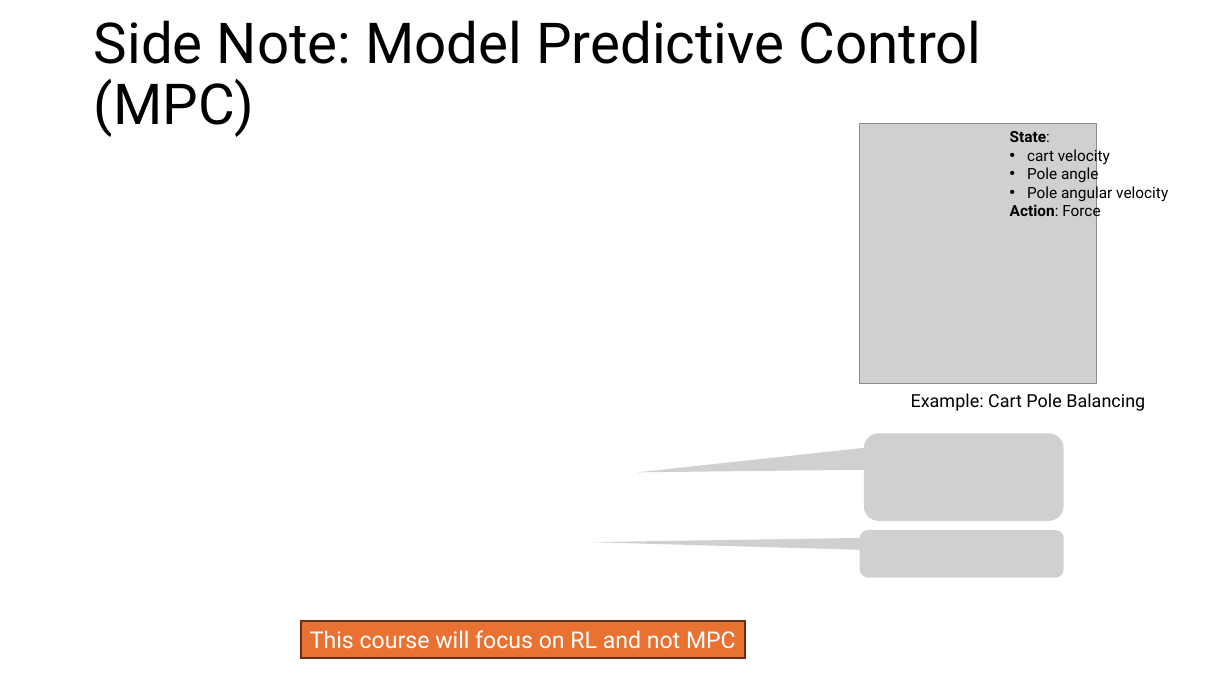
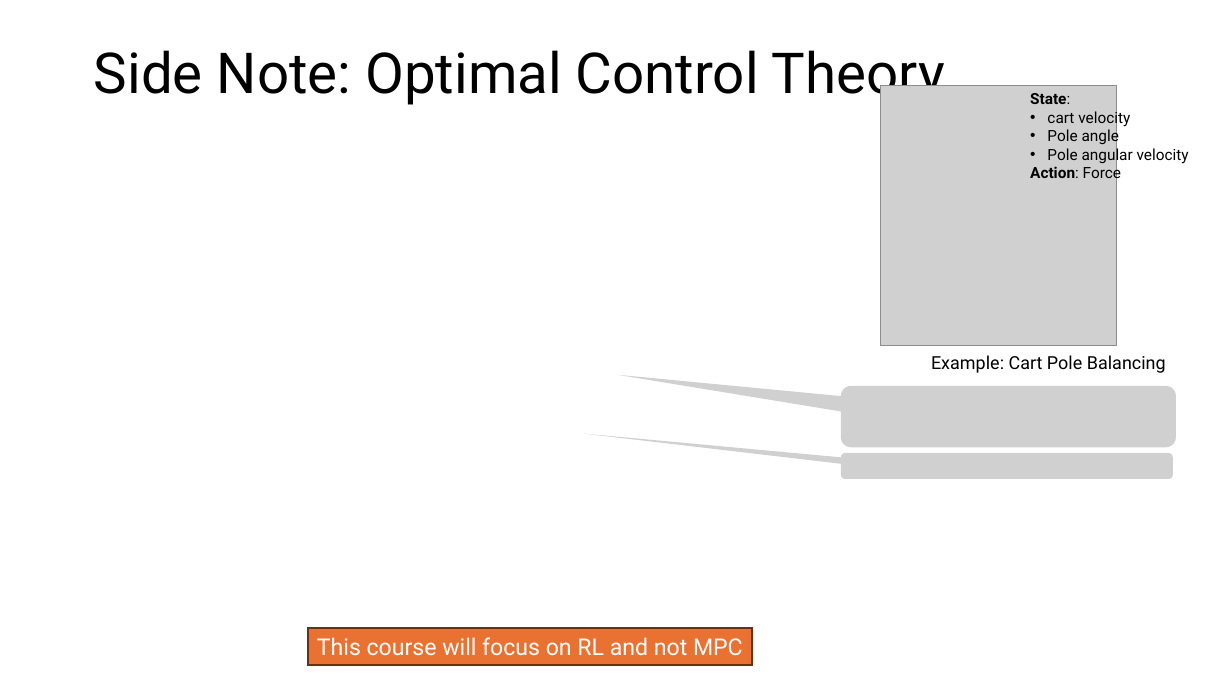
Before and after one commit to mhahsler/Introduction_to_Reinforcement_Learning, a slide deck: slide 34 of slides/Lecture_Chapter01.pptx. Drawn at 1232x693 pixels with LibreOffice and Linux fonts; fonts in the diff are those of the drawing; grey boxes stand for pictures. Boxes give left, top, right and bottom in pixels: in the first picture for what was removed or moved away, otherwise in the second. Text is boxed around its words. In the diff, an @@ line names an element or a change of style, - is before the commit and + after.

Commit message:
fixed MPC.

```diff
--- a/slides/Lecture_Chapter01.pptx
+++ b/slides/Lecture_Chapter01.pptx
@@ title at bbox=[94, 50, 945, 106]: text changed @@
-Side Note: Model Predictive Control (MPC)
+Side Note: Optimal Control Theory
@@ 2 texts, 1 picture: place and size @@
-2 texts, 1 picture at bbox=[860, 124, 1168, 411]
+2 texts, 1 picture at bbox=[881, 86, 1189, 373]
@@ picture added at bbox=[841, 386, 1177, 447] @@
@@ picture removed at bbox=[864, 433, 1064, 521] @@
@@ picture added at bbox=[841, 453, 1173, 479] @@
@@ picture removed at bbox=[860, 531, 1064, 578] @@
@@ rectangle "This course will focus on ...": place and size @@
-rectangle "This course will focus on ..." at bbox=[301, 621, 746, 658]
+rectangle "This course will focus on ..." at bbox=[308, 628, 752, 665]
```
